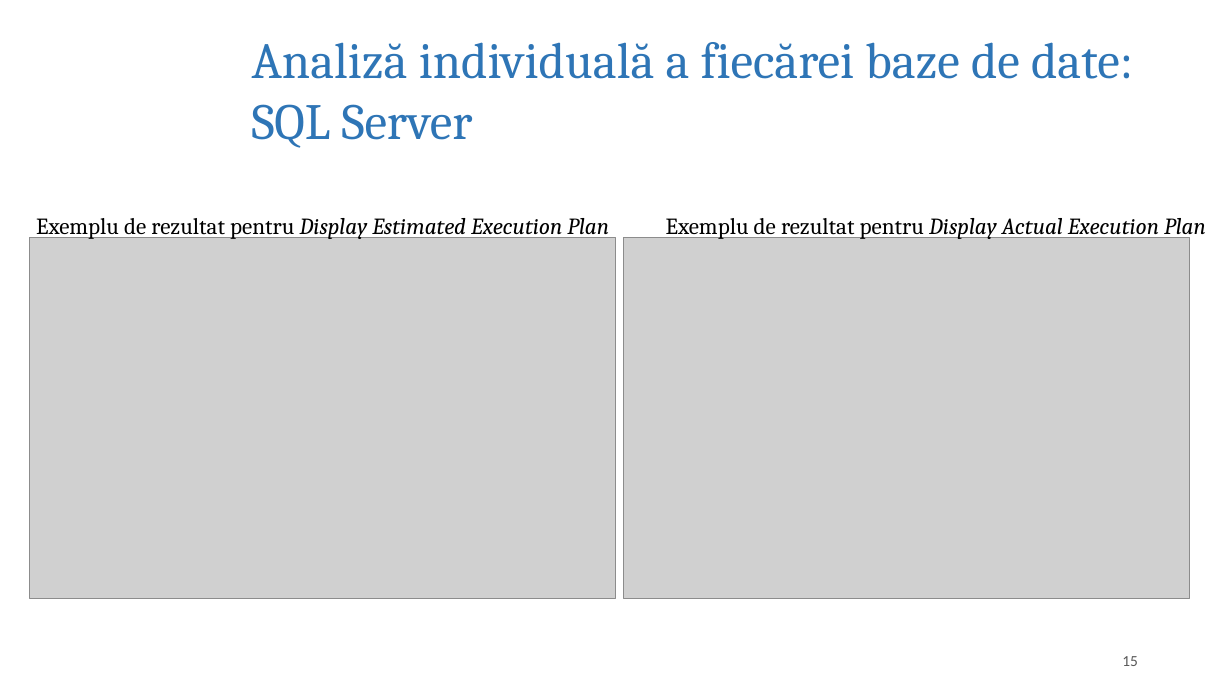
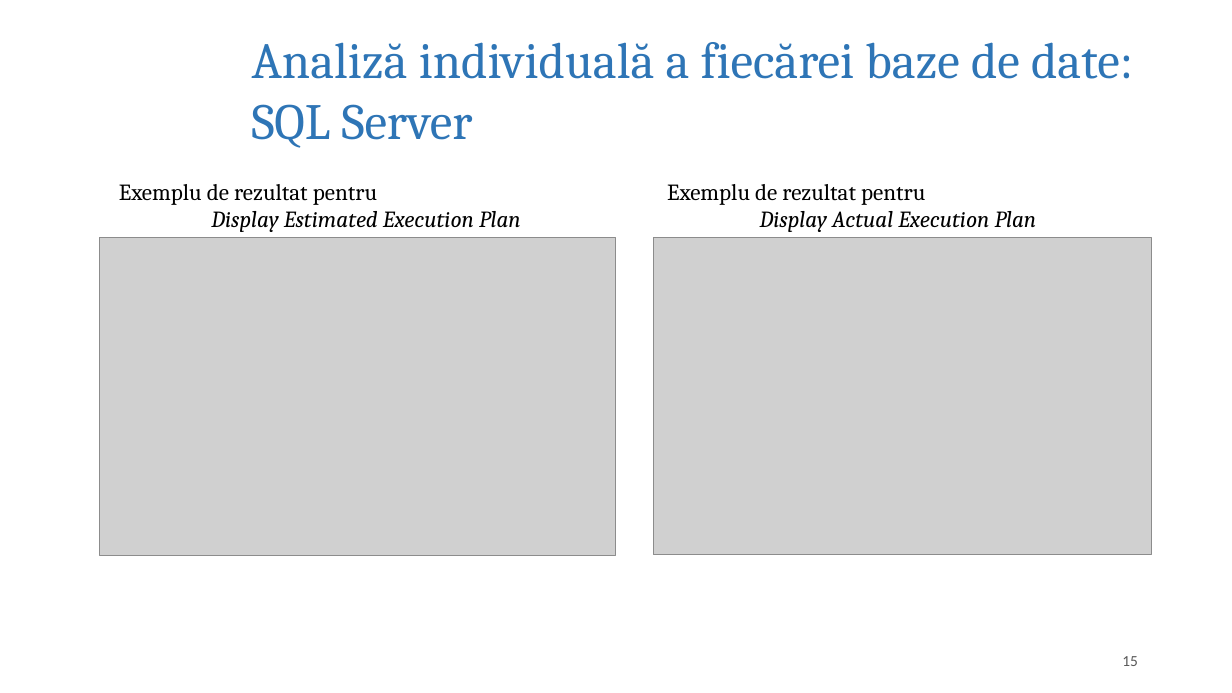
Before and after one commit to Elena-Lupu/GraphVsRDBMS_ArticleProject, a slide deck: slide 15 of Prezentare_LupuElena.pptx. Drawn at 1232x693 pixels with LibreOffice and Linux fonts; fonts in the diff are those of the drawing; grey boxes stand for pictures; background and template pictures are left out. Boxes give left, top, right and bottom in pixels: in the first picture for what was removed or moved away, otherwise in the second. Text is boxed around its words. In the diff, an @@ line names an element or a change of style, - is before the commit and + after.

```diff
--- a/Prezentare_LupuElena.pptx
+++ b/Prezentare_LupuElena.pptx
@@ text at [119,184,521,232]: text changed @@
-Exemplu de rezultat pentru Display Estimated Execution Plan
+Exemplu de rezultat pentru
+Display Estimated Execution Plan
@@ text at [667,184,1037,232]: text changed @@
-Exemplu de rezultat pentru Display Actual Execution Plan
+Exemplu de rezultat pentru
+Display Actual Execution Plan
@@ picture: place and size @@
-picture at [30,238,616,599]
+picture at [100,238,616,555]
@@ picture: place and size @@
-picture at [624,238,1190,599]
+picture at [653,238,1152,555]
```
Also in this commit, not shown: 12 other slides changed, 1 other file.
